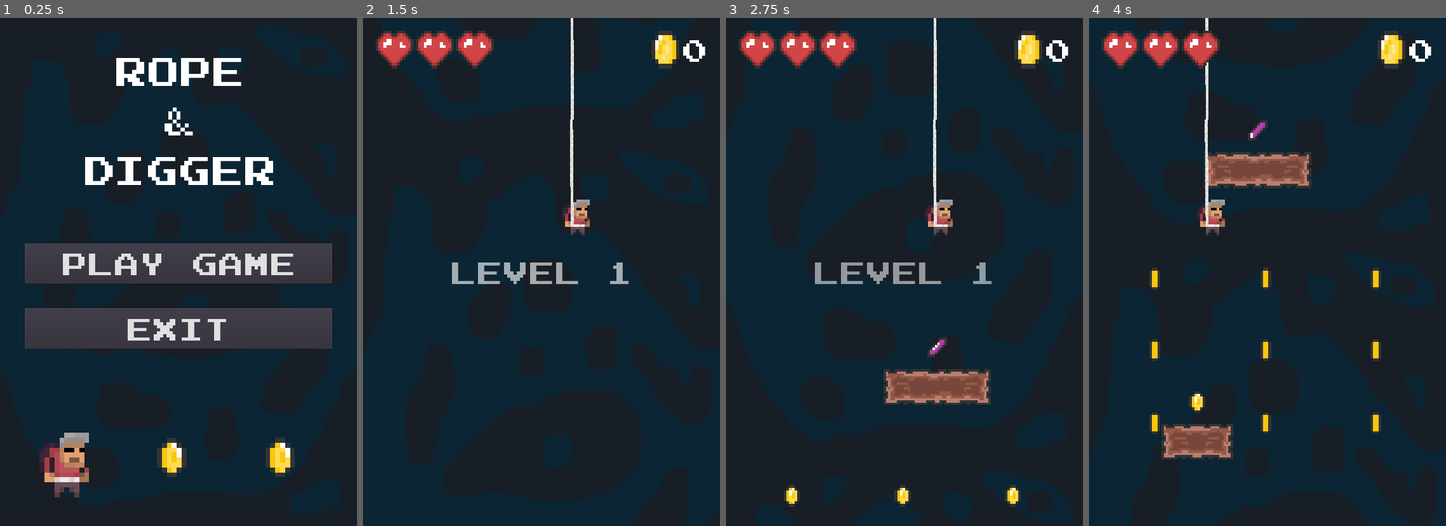
Above: before the commit, frames 1-4 (left to right).
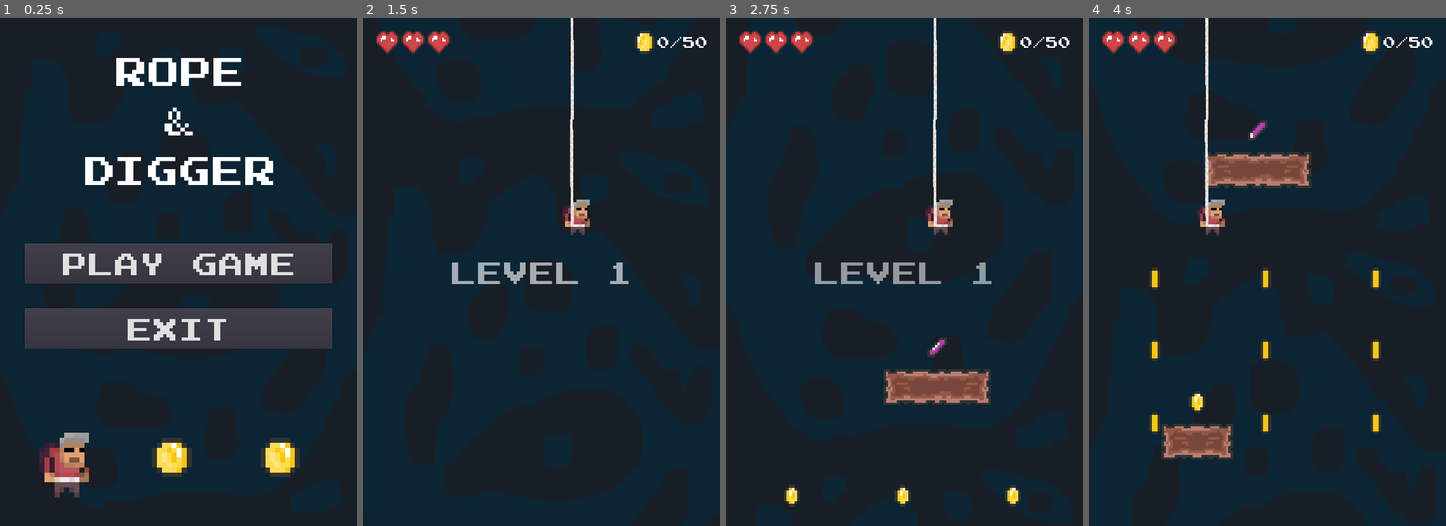
Above: after the commit, the same moments.

Repository: drxwat/rope-and-digger-game
Game: Godot game, scene res://level/start-screen/StartScreen.tscn
Two runs of this game, one before a commit and one after it. Both use one fixed random seed, a clock stepped at 60 frames per second and the inputs below. Sound files missing from this copy of the repository are replaced by a short silence.
Inputs (mouse positions are in pixels of both pictures, inside the frame that each line leads up to):
- Up to frame 1 (0.25 s): no input
- Up to frame 2 (1.5 s): click "PLAY GAME" at 0.5 s; move the mouse to (620, 246) at 1.27 s; hold D (move_right) from 1.28 s (still down); click (620, 246) at 1.42 s
- Up to frame 3 (2.75 s): keep holding D (move_right); move the mouse to (833, 297) at 2.02 s
- Up to frame 4 (4 s): move the mouse to (1303, 160) at 2.77 s; release D (move_right) at 2.78 s; hold A (move_left) 2.78-3.53 s; move the mouse to (1249, 373) at 3.52 s; hold D (move_right) from 3.53 s (still down); click (1249, 373) at 3.67 s

The runs differ from the first frame. In frame 1, 1.0% of the frame differs, in the area x 42-84%, y 82-91%; in frame 2, 2.3%, in the area x 3-97%, y 2-10%; in frame 3, 2.3%; in frame 4, 2.3%.

Commit message:
coins level req

Diff:
--- a/core/player/Player.gd
+++ b/core/player/Player.gd
@@ -22,12 +22,14 @@
 var last_tap_action = null
 var last_tap_finger_idx = null
 var coins := 0
-var hp := max_hp
+var hp: int
 var take_damage_sfx : AudioStream = preload("res://assets/sfx_and_music/player_Take_Damage.wav")
 var level_up_sfx : AudioStream = preload("res://assets/sfx_and_music/player_Take_PowerUp.wav")
 var is_invulnarable := false
+var limit_hp := 5
 
 func _ready():
+	hp = max_hp
 	emit_signal("hp_changed", hp)
 
 func _physics_process(delta):
@@ -59,7 +61,9 @@
 	die()
 
 func level_up():
-	max_hp += 1
+	max_hp = clamp(max_hp + 1, max_hp, limit_hp)
+
+func heal():
 	hp = max_hp
 	is_invulnarable = true
 	_play_sfx(level_up_sfx)
--- a/core/ui/coin-counter/CoinCounter.gd
+++ b/core/ui/coin-counter/CoinCounter.gd
@@ -2,5 +2,16 @@
 
 onready var coins_amount_label = $CoinsAmount
 
+var req := 0
+var val := 0
+
+func set_coins_req(value: int):
+	req = value
+	update_ui()
+
 func set_coins_amount(value: int):
-	coins_amount_label.text = str(value)
+	val = value
+	update_ui()
+
+func update_ui():
+	coins_amount_label.text = str(val) + "/" + str(req)
--- a/core/ui/coin-counter/CoinCounter.tscn
+++ b/core/ui/coin-counter/CoinCounter.tscn
@@ -1,12 +1,12 @@
 [gd_scene load_steps=4 format=2]
 
 [ext_resource path="res://assets/coin_single.png" type="Texture" id=1]
-[ext_resource path="res://assets/fonts/fontMainScreen.tres" type="DynamicFont" id=2]
+[ext_resource path="res://assets/fonts/font32.tres" type="DynamicFont" id=2]
 [ext_resource path="res://core/ui/coin-counter/CoinCounter.gd" type="Script" id=3]
 
 [node name="CoinCounter" type="HBoxContainer"]
-margin_right = 670.0
-margin_bottom = 39.0
+margin_right = 720.0
+margin_bottom = 40.0
 size_flags_horizontal = 3
 alignment = 2
 script = ExtResource( 3 )
@@ -15,16 +15,16 @@
 }
 
 [node name="CoinTexture" type="TextureRect" parent="."]
-margin_left = 557.0
-margin_right = 613.0
-margin_bottom = 77.0
-rect_min_size = Vector2( 56, 56 )
+margin_left = 595.0
+margin_right = 635.0
+margin_bottom = 40.0
+rect_min_size = Vector2( 40, 40 )
 texture = ExtResource( 1 )
 stretch_mode = 1
 
 [node name="CoinsAmount" type="Label" parent="."]
-margin_left = 617.0
-margin_right = 670.0
-margin_bottom = 77.0
+margin_left = 639.0
+margin_right = 720.0
+margin_bottom = 39.0
 custom_fonts/font = ExtResource( 2 )
-text = "0"
+text = "0/0"
--- a/core/ui/hp-bar/HPBar.gd
+++ b/core/ui/hp-bar/HPBar.gd
@@ -5,6 +5,9 @@
 
 var is_initilized := false
 var max_hp
+var min_size := 32.0
+var max_size := 48.0
+var width = 550
 
 func _initialize(hp):
 	max_hp = hp
@@ -14,7 +17,7 @@
 	for i in range(hp):
 		var texture_rect = TextureRect.new()
 		texture_rect.expand = true
-		texture_rect.rect_min_size = Vector2(77, 77)
+		texture_rect.rect_min_size = Vector2(max_size, max_size)
 		texture_rect.size_flags_horizontal = SIZE_EXPAND_FILL
 		texture_rect.size_flags_vertical = SIZE_EXPAND_FILL
 		texture_rect.texture = heart_full
--- a/core/ui/hp-bar/HPBar.tscn
+++ b/core/ui/hp-bar/HPBar.tscn
@@ -3,8 +3,6 @@
 [ext_resource path="res://core/ui/hp-bar/HPBar.gd" type="Script" id=2]
 
 [node name="HPBar" type="HBoxContainer"]
-margin_right = 39.0
-margin_bottom = 39.0
 script = ExtResource( 2 )
 __meta__ = {
 "_edit_use_anchors_": false
--- a/core/ui/hud/HUD.gd
+++ b/core/ui/hud/HUD.gd
@@ -2,6 +2,9 @@
 
 onready var coin_counter := $Grid/Row1/CoinCounter
 onready var hp_bar := $Grid/Row1/HPBar
+
+func update_coins_requirements(value: int):
+	coin_counter.set_coins_req(value)
 
 func update_coins_counter(value: int):
 	coin_counter.set_coins_amount(value)
--- a/core/ui/hud/HUD.tscn
+++ b/core/ui/hud/HUD.tscn
@@ -21,13 +21,12 @@
 
 [node name="Row1" type="HBoxContainer" parent="Grid"]
 margin_right = 670.0
-margin_bottom = 77.0
+margin_bottom = 40.0
 
 [node name="HPBar" parent="Grid/Row1" instance=ExtResource( 3 )]
-margin_right = 0.0
-margin_bottom = 77.0
+margin_bottom = 40.0
 size_flags_vertical = 3
 
 [node name="CoinCounter" parent="Grid/Row1" instance=ExtResource( 2 )]
 margin_left = 4.0
-margin_bottom = 77.0
+margin_right = 670.0
--- a/level/main-level/MainLevel.gd
+++ b/level/main-level/MainLevel.gd
@@ -1,4 +1,6 @@
 extends Node2D
+
+signal level_requirement_changed
 
 export var top_spikes_probability := 0.05
 export var side_spikes_probability := 0.05
@@ -76,6 +78,7 @@
 	bg_height = $Backgrounds/Background1.texture.get_size().y * $Backgrounds/Background1.scale.y
 	bg_width =  $Backgrounds/Background1.texture.get_size().x * $Backgrounds/Background1.scale.x
 	player_to_bottom_bg_normal_dist = bottom_bg.position.y - player.position.y
+	emit_signal("level_requirement_changed", coins_level)
 	show_level_overlay()
 
 func _physics_process(delta):
@@ -91,9 +94,16 @@
 func check_for_level_up(coins):
 	if coins >= coins_level:
 		level += 1
+		update_level_req()
 		level_up_player()
 		increese_complexity()
 		show_level_overlay()
+
+func update_level_req():
+	var next_fibonacci = coins_level + next_coins_level
+	coins_level = next_coins_level
+	next_coins_level = next_fibonacci
+	emit_signal("level_requirement_changed", coins_level)
 
 func increese_complexity():
 	top_spikes_probability += complexity_change.top_spikes_probability
@@ -111,11 +121,10 @@
 	$CanvasLayer/LevelOverLay.show_level(level)
 
 func level_up_player():
-	var next_fibonacci = coins_level + next_coins_level
-	coins_level = next_coins_level
-	next_coins_level = next_fibonacci
-	player.level_up()
-	increese_complexity()
+	player.heal()
+	if level % 2 == 0:
+		player.level_up()
+
 
 func show_game_over():
 	$CanvasLayer/DeadOverlay.show()
--- a/level/main-level/MainLevel.tscn
+++ b/level/main-level/MainLevel.tscn
@@ -50,6 +50,7 @@
 stream = ExtResource( 11 )
 volume_db = -10.0
 autoplay = true
+[connection signal="level_requirement_changed" from="." to="CanvasLayer/HUD" method="update_coins_requirements"]
 [connection signal="restart_game" from="CanvasLayer/DeadOverlay" to="." method="restart_level"]
 [connection signal="screen_exited" from="Backgrounds/Background1" to="." method="move_bg_to_bottom"]
 [connection signal="screen_exited" from="Backgrounds/Background2" to="." method="move_bg_to_bottom"]
--- a/level/start-screen/StartScreen.tscn
+++ b/level/start-screen/StartScreen.tscn
@@ -174,6 +174,7 @@
 position = Vector2( 216.323, 0 )
 scale = Vector2( 10, 10 )
 frames = SubResource( 11 )
+frame = 3
 playing = true
 centered = false
 flip_h = true
@@ -182,6 +183,7 @@
 position = Vector2( 435.073, 0 )
 scale = Vector2( 10, 10 )
 frames = SubResource( 11 )
+frame = 3
 playing = true
 centered = false
 flip_h = true
